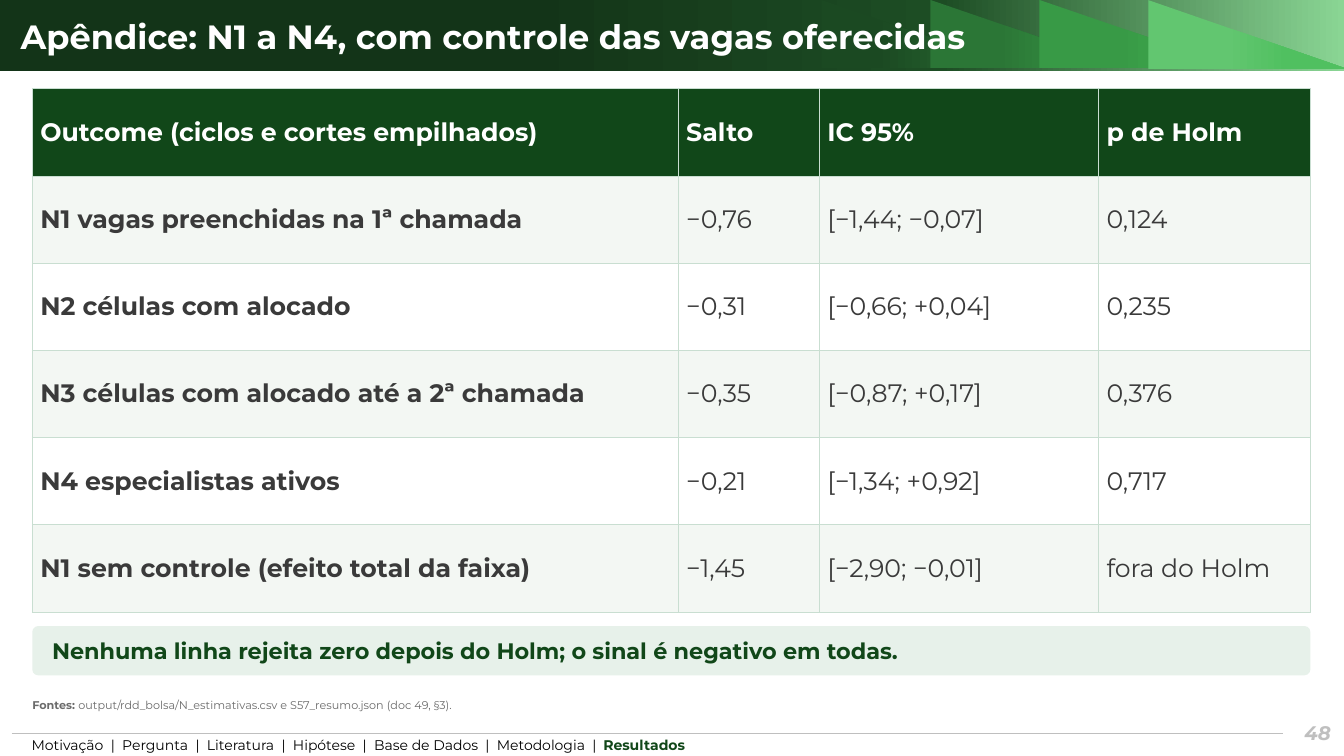
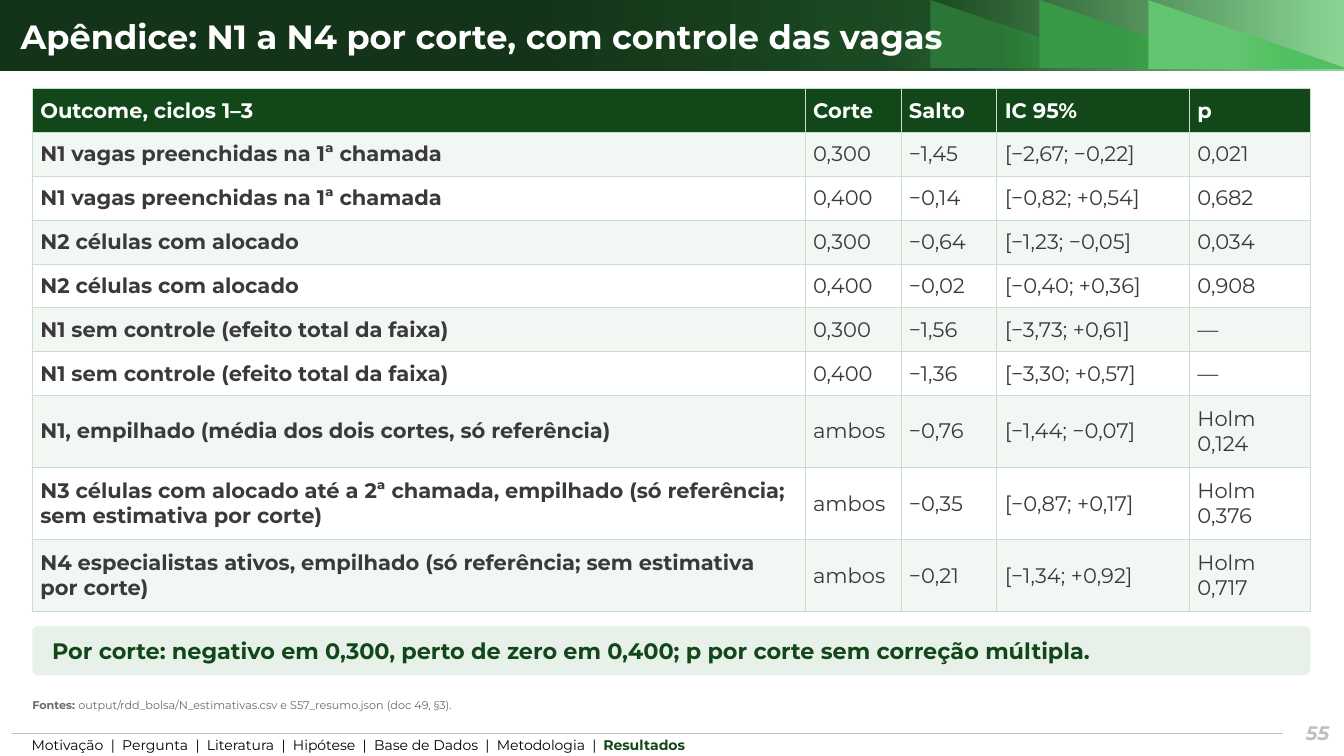
Before and after one commit to ka1victor/impact-eval-health-econ-pmme, a slide deck: slide 55 of output/apresentacao_banca2/deck_banca2.pptx (slide 48 before the commit). Drawn at 1344x756 pixels with LibreOffice and Linux fonts; fonts in the diff are those of the drawing; background and template pictures are left out. Boxes give left, top, right and bottom in pixels: in the first picture for what was removed or moved away, otherwise in the second. Text is boxed around its words. In the diff, an @@ line names an element or a change of style, - is before the commit and + after.

```diff
--- a/output/apresentacao_banca2/deck_banca2.pptx
+++ b/output/apresentacao_banca2/deck_banca2.pptx
@@ title at bbox=[21, 22, 942, 56]: text changed @@
-Apêndice: N1 a N4, com controle das vagas oferecidas
+Apêndice: N1 a N4 por corte, com controle das vagas
@@ table at bbox=[32, 89, 1311, 612] @@
-Outcome (ciclos e cortes empilhados) | Salto | IC 95% | p de Holm
-N1 vagas preenchidas na 1ª chamada | −0,76 | [−1,44; −0,07] | 0,124
-N2 células com alocado | −0,31 | [−0,66; +0,04] | 0,235
-N3 células com alocado até a 2ª chamada | −0,35 | [−0,87; +0,17] | 0,376
-N4 especialistas ativos | −0,21 | [−1,34; +0,92] | 0,717
-N1 sem controle (efeito total da faixa) | −1,45 | [−2,90; −0,01] | fora do Holm
+Outcome, ciclos 1–3 | Corte | Salto | IC 95% | p
+N1 vagas preenchidas na 1ª chamada | 0,300 | −1,45 | [−2,67; −0,22] | 0,021
+N1 vagas preenchidas na 1ª chamada | 0,400 | −0,14 | [−0,82; +0,54] | 0,682
+N2 células com alocado | 0,300 | −0,64 | [−1,23; −0,05] | 0,034
+N2 células com alocado | 0,400 | −0,02 | [−0,40; +0,36] | 0,908
+N1 sem controle (efeito total da faixa) | 0,300 | −1,56 | [−3,73; +0,61] | —
+N1 sem controle (efeito total da faixa) | 0,400 | −1,36 | [−3,30; +0,57] | —
+N1, empilhado (média dos dois cortes, só referência) | ambos | −0,76 | [−1,44; −0,07] | Holm 0,124
+N3 células com alocado até a 2ª chamada, empilhado (só referência; sem estimativa por corte) | ambos | −0,35 | [−0,87; +0,17] | Holm 0,376
+N4 especialistas ativos, empilhado (só referência; sem estimativa por corte) | ambos | −0,21 | [−1,34; +0,92] | Holm 0,717
@@ text in rounded rectangle at bbox=[52, 641, 1090, 664]: text changed @@
-Nenhuma linha rejeita zero depois do Holm; o sinal é negativo em todas.
+Por corte: negativo em 0,300, perto de zero em 0,400; p por corte sem correção múltipla.
@@ page number at bbox=[1306, 726, 1329, 740]: text changed @@
-48
+55
```
Also in this commit, not shown: 14 other slides changed, 7 slides added, 23 other files.
